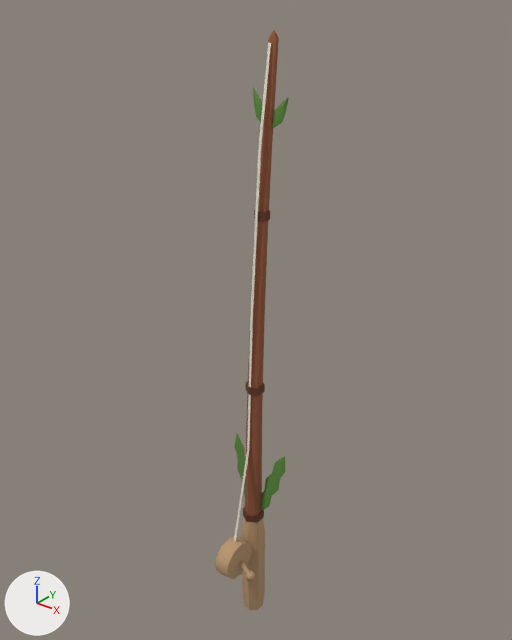
A saved change to the glTF model web/public/assets/game/tools/rod-2.glb.
Both versions are drawn from a 50 mm lens placed at (0.543, -0.671, 0.826), pointed at (-0.016, 0.027, 0.393). The lights are fixed; the arrows at lower left show +X, +Y and +Z. The first picture is the older version. Vertices at exactly the same position are counted once.

The older version as bpy lines, for what is in view:
```python
me_rod_2 = bpy.data.meshes.new('rod-2')
me_rod_2.from_pydata(...)  # 295 vertices, 521 faces; spans x -0.049..0.049, y -0.078..0.046, z -0.12..0.77
# faces by material slot: [175, 84, 72, 160, 30]
me_rod_2.materials.append(mat_rod_2_grip)
me_rod_2.materials.append(mat_rod_2_blank)
me_rod_2.materials.append(mat_rod_2_band)
me_rod_2.materials.append(mat_rod_2_leaf)
me_rod_2.materials.append(mat_rod_2_line)
ob_rod_2 = bpy.data.objects.new('rod-2', me_rod_2)
ob_rod_2.location = (0.0, 0.0, 0.0)
```
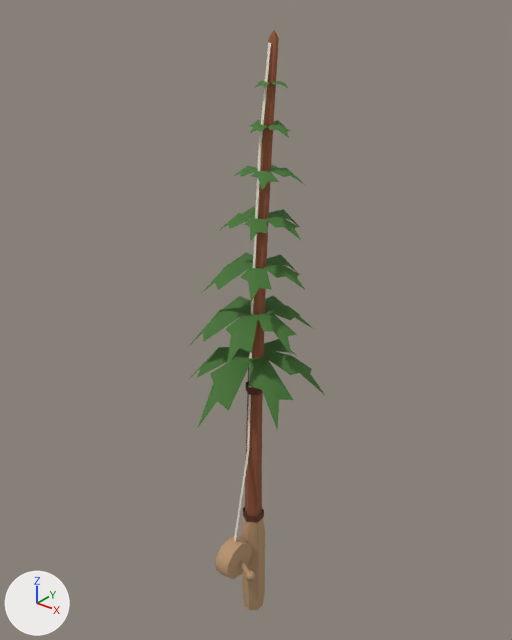
Location of each change, [x1, y1, x2, y2] in pixels of the pictures (512 x 640 px):
'rod-2', reshaped (89% wider): before [216, 30, 289, 610]; after [186, 30, 325, 610]
part 1 of me_rod_2, added (green): after [191, 339, 325, 430]
part 2 of me_rod_2, added (green): after [202, 253, 305, 302]
part 3 of me_rod_2, added (green): after [218, 206, 301, 242]
part 4 of me_rod_2, added (green): after [234, 164, 305, 190]
part 5 of me_rod_2, added: after [249, 120, 291, 138]
part 6 of me_rod_2, added: after [254, 81, 288, 88]
part 7 of me_rod_2, deleted: before [234, 434, 246, 496]
part 8 of me_rod_2, deleted: before [271, 97, 289, 128]
part 9 of me_rod_2, deleted: before [253, 88, 263, 123]
part 10 of me_rod_2, deleted: before [254, 210, 270, 222]
part 11 of me_rod_2, built on: before [243, 382, 285, 517]; after [186, 296, 312, 370]

The change, as a diff of the scene's bpy script:
```diff
--- a/web/public/assets/game/tools/rod-2.glb.py
+++ b/web/public/assets/game/tools/rod-2.glb.py
@@ me_rod_2 @@
 # used by ob_rod_2; location = (0.0, 0.0, 0.0)
-me_rod_2.from_pydata(...)  # 295 vertices, 521 faces; spans x -0.049..0.049, y -0.078..0.046, z -0.12..0.77
+me_rod_2.from_pydata(...)  # 423 vertices, 577 faces; spans x -0.096..0.091, y -0.105..0.097, z -0.12..0.77
+# me_rod_2 part 1: a new loose piece of 43 vertices spanning x -0.096..0.091, y -0.105..0.095, z 0.283..0.36, in mat_rod_2_leaf
+# me_rod_2 part 2: a new loose piece of 36 vertices spanning x -0.076..0.066, y -0.047..0.09, z 0.441..0.489, in mat_rod_2_leaf
+# me_rod_2 part 3: a new loose piece of 36 vertices spanning x -0.056..0.059, y -0.03..0.086, z 0.518..0.554, in mat_rod_2_leaf
+# me_rod_2 part 4: a new loose piece of 29 vertices spanning x -0.038..0.042, y -0.013..0.067, z 0.588..0.612, in mat_rod_2_leaf
+# me_rod_2 part 5: a new loose piece of 29 vertices spanning x -0.03..0.037, y -0.002..0.062, z 0.651..0.666, in mat_rod_2_leaf
+# me_rod_2 part 6: a new loose piece of 22 vertices spanning x -0.016..0.024, y 0.012..0.05, z 0.705..0.714, in mat_rod_2_leaf
+# me_rod_2 part 7: the loose piece of 29 vertices spanning x -0.049..-0.006, y 0.002..0.019, z 0.084..0.194 is deleted
+# me_rod_2 part 8: the loose piece of 17 vertices spanning x 0.004..0.026, y 0.029..0.039, z 0.659..0.696 is deleted
+# me_rod_2 part 9: the loose piece of 17 vertices spanning x -0.029..-0.004, y 0.029..0.04, z 0.659..0.703 is deleted
+# me_rod_2 part 10: the loose piece of 14 vertices spanning x -0.009..0.009, y 0.009..0.03, z 0.544..0.556 is deleted
+# me_rod_2 part 11
+# 32 vertices are removed from x 0.0..0.049, y 0.0..0.017, z 0.069..0.306
+# 76 faces are deleted
+# 1 vertex moves from x 0.045, y 0.019, z 0.19 to x 0.06, y -0.002, z 0.403
+# 42 vertices are added at x -0.088..0.076, y -0.079..0.097, z 0.362..0.425
+# 48 new faces join them, mat_rod_2_leaf
 me_rod_2.materials.append(mat_rod_2_grip)
```
